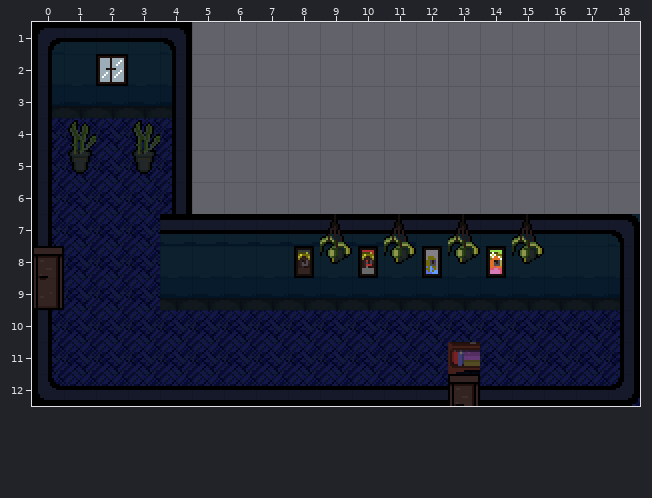
Two versions of a level (Tiled map, game/assets/tiles/living_room_corridor.tmx). That is the earlier state.
Cells are 16x16 px. Shown: x 0..18, y 1..12. Tiles whose own drawing changed are shown in their newer look in all pictures.
New version:
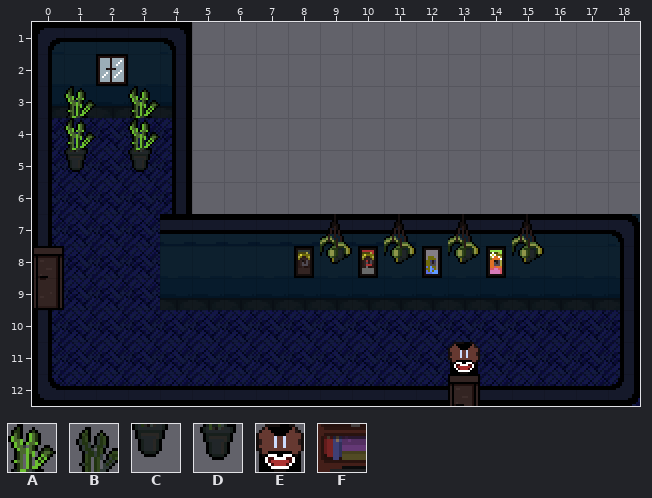
Key: from "furniture_tileset_v2": A 276, B 304, C 307, D 335, E 540; from "tileset": F 78.
_ is an empty cell.
Objects are placed by their top-left corner, in cells (3,4 is the top-left corner of cell 3,4); size is 1x1 cell unless given.
The edit:
Layer "Tile Layer 2":
The author changed tile B to tile A in row 4 at x 1 and 3.
Tile A now appears in row 3 at x 1 and 3.
The author changed tile D to tile C in row 5 at x 1 and 3.
Layer "Object Layer 1":
A new object: E at 13,11.
Object F at 13,11 is removed.
Pixel boxes of the changes (left, top, right, bottom) in both pictures:
changed: (64, 86, 96, 174)
changed: (128, 86, 160, 174)
changed: (448, 342, 480, 374)
